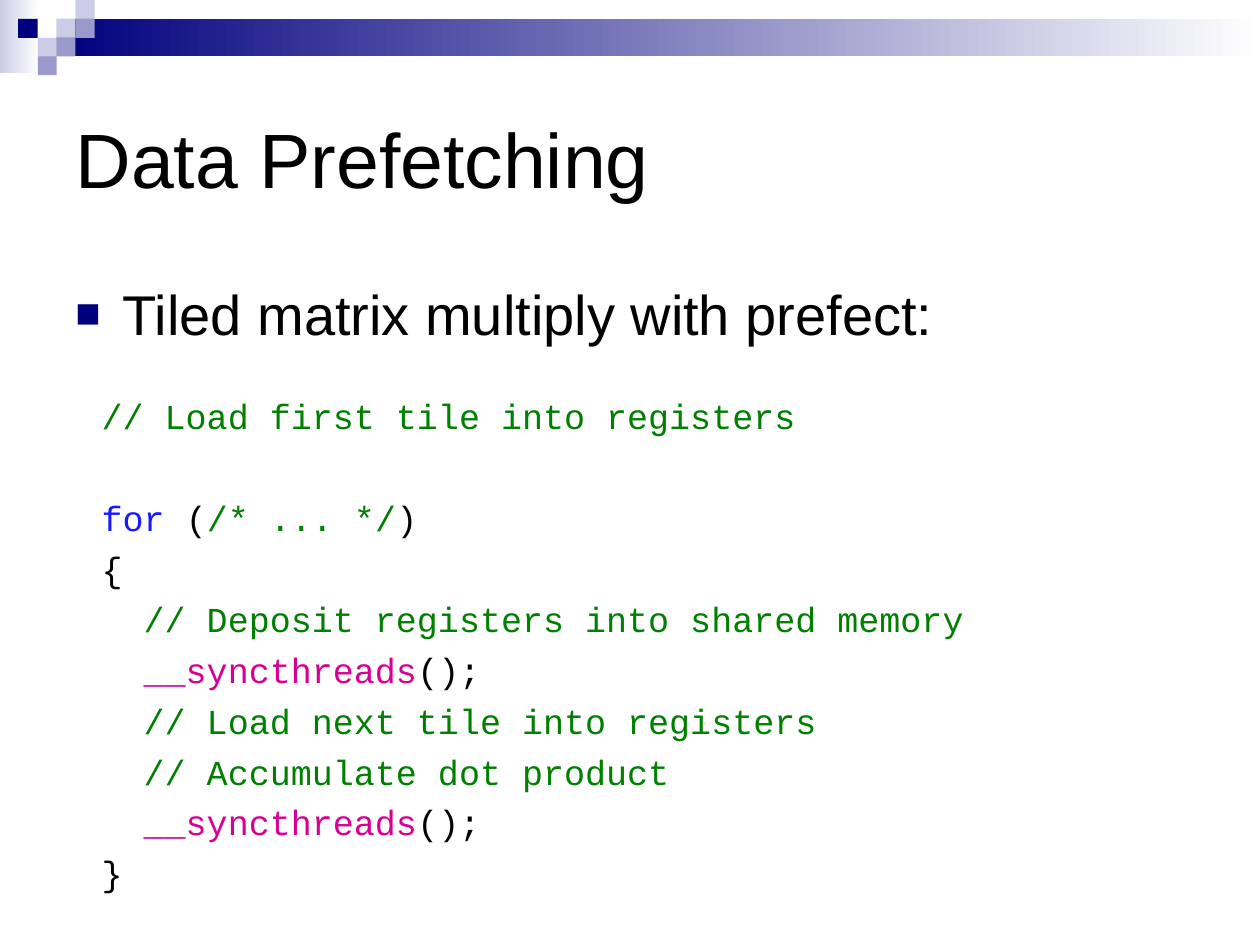
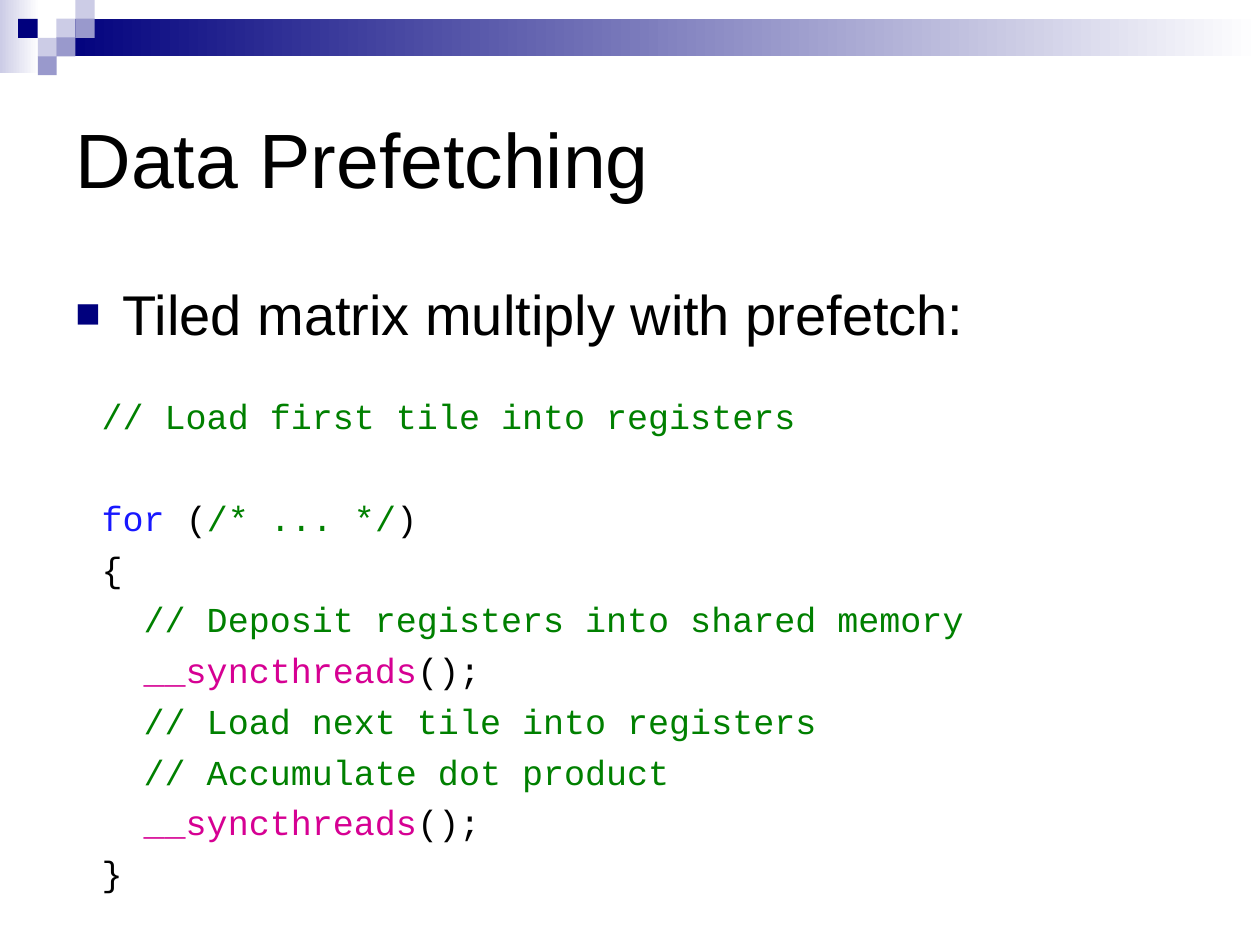
Before and after one commit to CIS565-Spring-2012/cis565-spring-2012.github.com, a slide deck: slide 76 of lectures/02-06-CUDA-Performance-1-of-2.ppt. Drawn at 1260x945 pixels with LibreOffice and Linux fonts; fonts in the diff are those of the drawing. Boxes give left, top, right and bottom in pixels: in the first picture for what was removed or moved away, otherwise in the second. Text is boxed around its words. In the diff, an @@ line names an element or a change of style, - is before the commit and + after.

```diff
--- a/lectures/02-06-CUDA-Performance-1-of-2.ppt
+++ b/lectures/02-06-CUDA-Performance-1-of-2.ppt
@@ text at (123, 294, 964, 345): text changed @@
-■ Tiled matrix multiply with prefect:
+■ Tiled matrix multiply with prefetch:
```
Also in this commit, not shown: 1 other slide changed, 2 other files.
